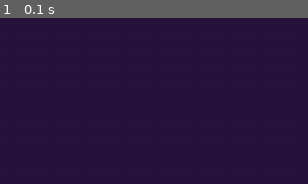
Above: before the commit, frame 1.
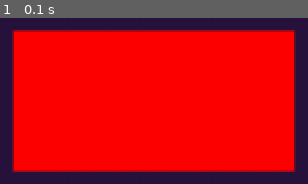
Above: after the commit, the same moment.

Repository: Oliver-Haworth/Pygame-game
Game: pygame game, started from main.py
Same seed, same stepped clock (60 frames per second), same inputs: the game is played once before the commit and once after it.
Inputs:
- Up to frame 1 (0.1 s): no input

The runs differ from the first frame. In frame 1, 79% of the frame differs, in the area x 3-97%, y 7-93%.

Commit message:
Added a red box as a placeholder, saving before everything breaks

Diff:
--- a/main.py
+++ b/main.py
@@ -1,11 +1,15 @@
 # --- main.py ---
 ''' this file maintains the modules and runtime '''
 
+
 # --- import library ---
 ''' import all required libraries '''
+
 import pygame
 from settings import Settings
+from player import Player
 from log_system import log
+
 
 # Clear Logs
 with open('game_log.log', 'w'):
@@ -13,12 +17,13 @@
 
 log.debug('All modules imported')
 
+
 # --- Game class ---
 class Game:
     ''' Game class to manage game states and functionalities'''
 
     def __init__(self):
-        # Pygame Initialization
+        # Initializations
         pygame.init()
 
         # Clock
@@ -60,7 +65,8 @@
 
 
     def run(self):
-        ''' main game loop '''
+        ''' main game loop
+        NO LOGS ALLOWED IN THIS method, they will loop per frame'''
 
         while self.running:
             dt = self.clock.tick(Settings.FPS) / 1000.0
@@ -69,13 +75,20 @@
                 if event.type == pygame.QUIT:
                     self.running = False
 
-            # Render Logic
+            # 1. Clear the canvas with new background
             self.canvas.blit(self.bg_surf, (0, 0))
 
-            # Final Upscale
+            # 2. Draw the player onto the canvas
+            pygame.draw.rect(self.canvas, Player.box_color, Player.box_rect)
+
+            # 3. Scale the canvas to screen size
             scaled_window = pygame.transform.scale(self.canvas, self.screen.get_size())
+
+            # 4. Draw to the screen
             self.screen.blit(scaled_window, (0, 0))
+
             pygame.display.flip()
+
 
 if __name__ == "__main__":
     Game().run()
--- /dev/null
+++ b/player.py
@@ -0,0 +1,16 @@
+# --- player.py ---
+''' this file maintains anything regarding the player e.g. mechanics '''
+
+
+# --- import library ---
+''' import all required libraries '''
+
+import pygame
+from settings import Settings
+from log_system import log
+
+
+# --- Player class ---
+class Player:
+    box_color = (255, 0, 0)
+    box_rect = pygame.Rect(200, 150, 200, 100)
--- a/settings.py
+++ b/settings.py
@@ -19,14 +19,14 @@
     class Paths():
         ''' defines the asset paths used in the game '''
 
-        # root asset directory
+        # root directory
         ROOT_DIR = os.path.dirname(os.path.abspath(__file__))
 
         log.debug(f"Root directory set to: {ROOT_DIR}")
 
         # subfolders
-        ASSETS_DIR = os.path.join(ROOT_DIR, "Assets")
+        ASSETS_DIR = os.path.join(ROOT_DIR, "assets")
         LEVELS_DIR = os.path.join(ROOT_DIR, "levels")
 
-        log.debug(f"Assets directory set to: {ASSETS_DIR}")
+        log.debug(f"root assets directory set to: {ASSETS_DIR}")
         log.debug(f"Levels directory set to: {LEVELS_DIR}")
